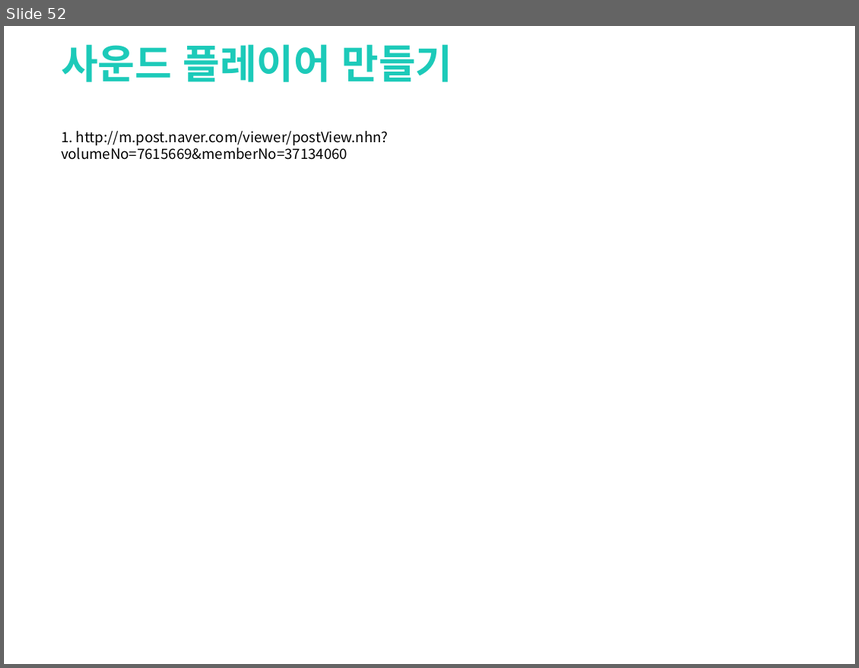
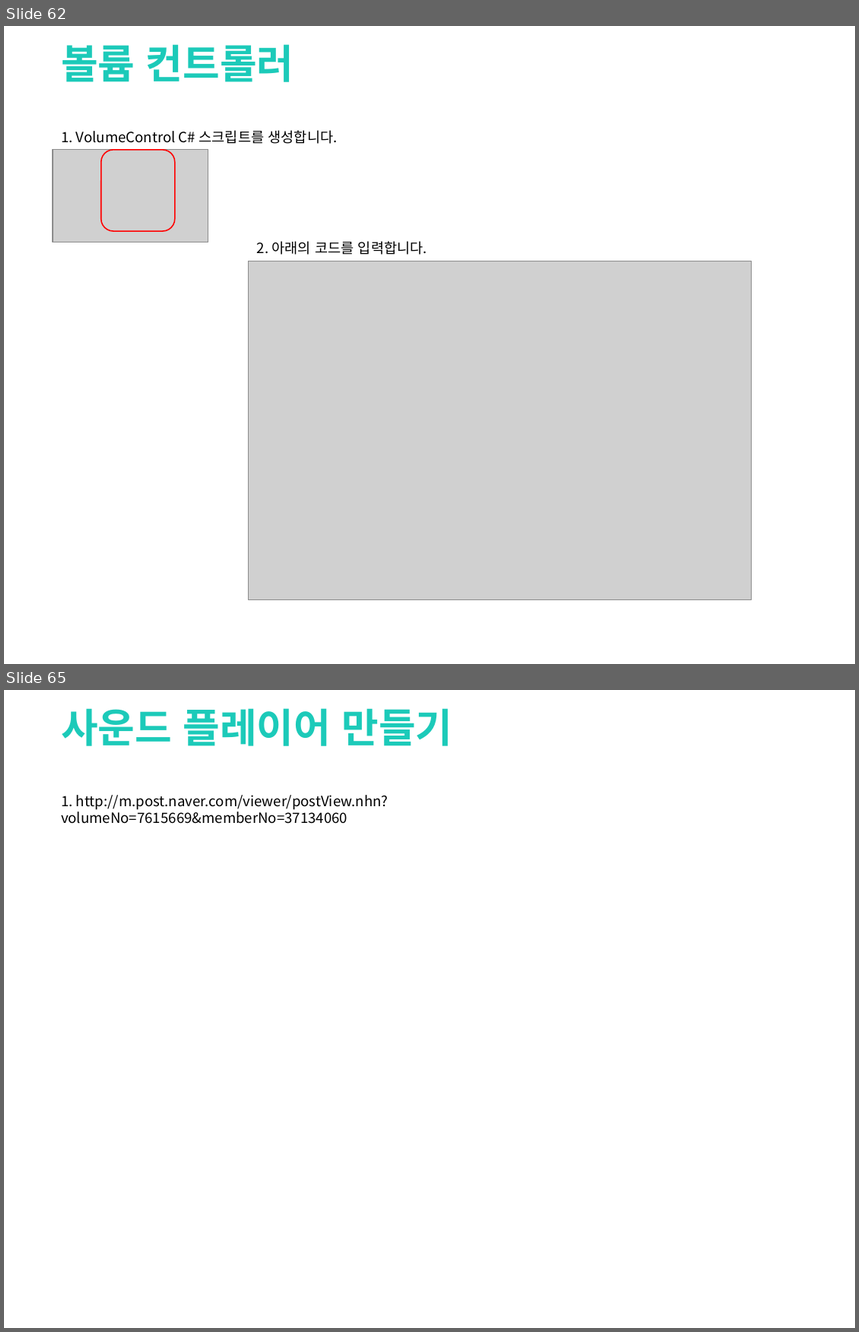
Before and after one commit to clianor/Unity-Final-Project, a slide deck: 기말과제.pptx. Shown one above the other, each under a label of ours: slide 52 before the commit, slides 62 and 65 after it; the slides between them are not shown. The pictures are 859x668 and 859x1332 pixels, drawn with LibreOffice and Linux fonts; fonts in the diff are those of the drawing; grey boxes stand for pictures; background and template pictures are left out. Boxes give left, top, right and bottom in pixels: in the first picture for what was removed or moved away, otherwise in the second. Text is boxed around its words. In the diff, an @@ line names an element or a change of style, - is before the commit and + after.

Commit message:
볼륨 컨트롤러 추가

```diff
--- a/기말과제.pptx
+++ b/기말과제.pptx
@@ slide 62 added at bbox=[4, 26, 855, 664], background picture (left out) @@
@@ text added at bbox=[61, 44, 294, 82], 34 pt, text #1CCAB9, bold @@
+볼륨 컨트롤러
@@ text added at bbox=[61, 130, 338, 144], 12 pt, text #000000 @@
+1. VolumeControl C# 스크립트를 생성합니다.
@@ picture added at bbox=[53, 149, 208, 241] @@
@@ rounded rectangle added at bbox=[101, 149, 175, 231], outline #FF0000 1 pt @@
@@ text added at bbox=[257, 241, 427, 255], 12 pt, text #000000 @@
+2. 아래의 코드를 입력합니다.
@@ picture added at bbox=[248, 262, 751, 601] @@
@@ what was slide 52 is now slide 65 @@
```
Also in this commit, not shown: 2 slides changed, 12 other slides added, 25 other files.
